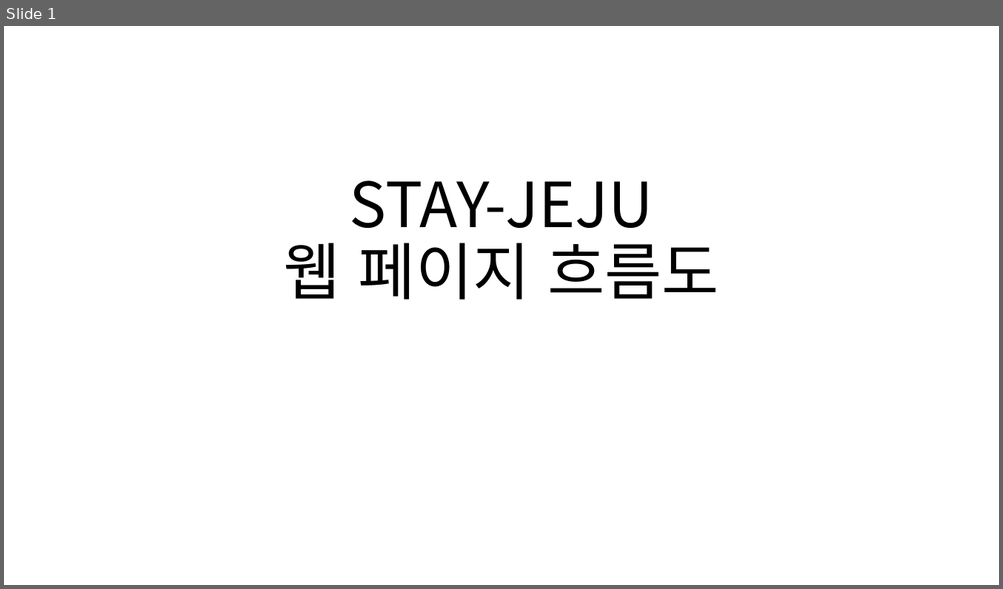
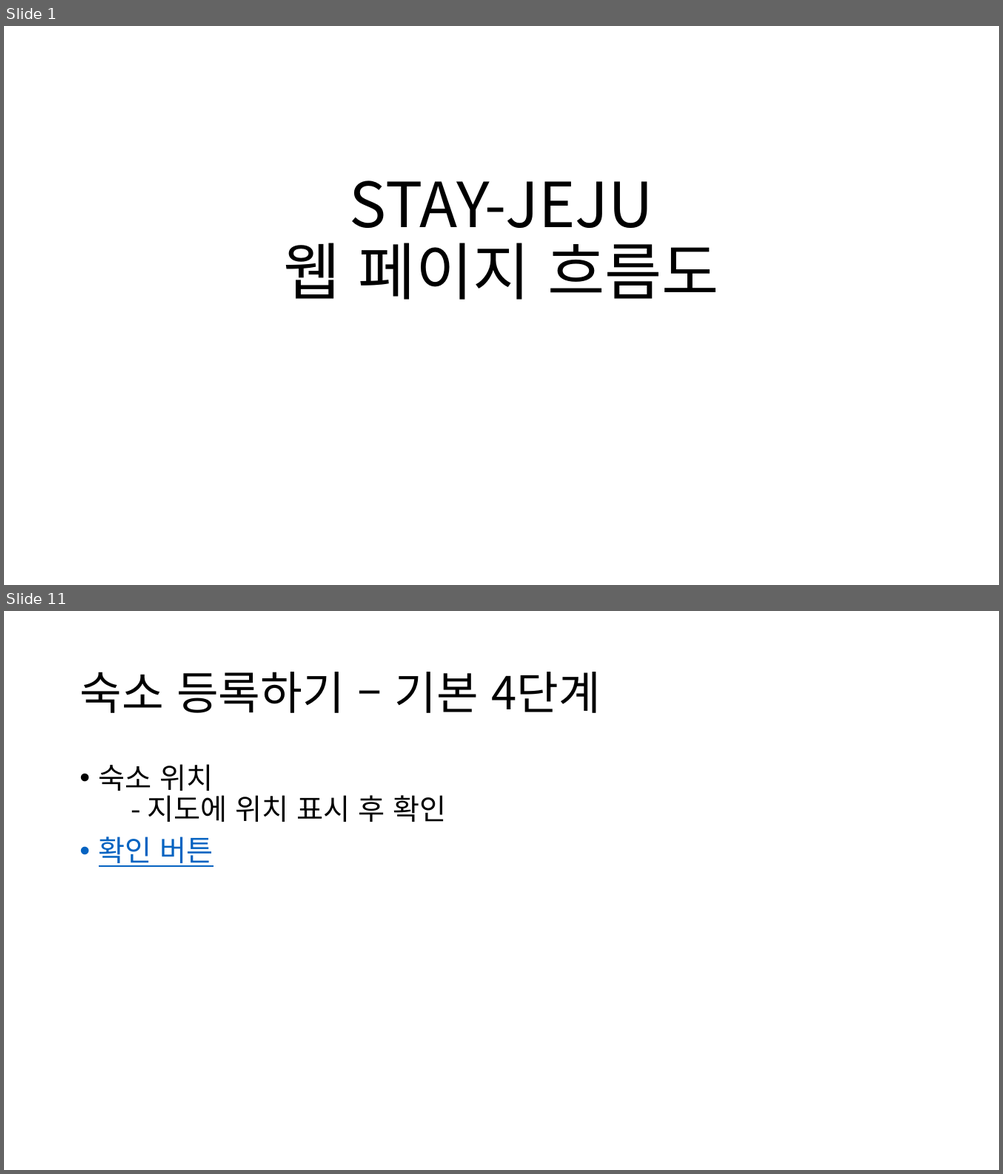
Before and after one commit to chyoojun/stay-jeju, a slide deck: doc/웹 페이지 흐름도.pptx. Shown one above the other, each under a label of ours: slide 1 before the commit, slides 1 and 11 after it; the slides between them are not shown. The pictures are 1003x589 and 1003x1174 pixels, drawn with LibreOffice and Linux fonts; fonts in the diff are those of the drawing. Boxes give left, top, right and bottom in pixels: in the first picture for what was removed or moved away, otherwise in the second. Text is boxed around its words. In the diff, an @@ line names an element or a change of style, - is before the commit and + after.

```diff
--- a/doc/웹 페이지 흐름도.pptx
+++ b/doc/웹 페이지 흐름도.pptx
@@ slide 11 added at box(4, 611, 999, 1170), background #FFFFFF @@
@@ title added at box(79, 672, 600, 713), 44 pt, text #000000 @@
+숙소 등록하기 – 기본 4단계
@@ text added at box(99, 764, 447, 867), 28 pt, text #000000 @@
+• 숙소 위치
+  - 지도에 위치 표시 후 확인
+• 확인 버튼
```
Also in this commit, not shown: 23 other slides added, 1 slide removed.
